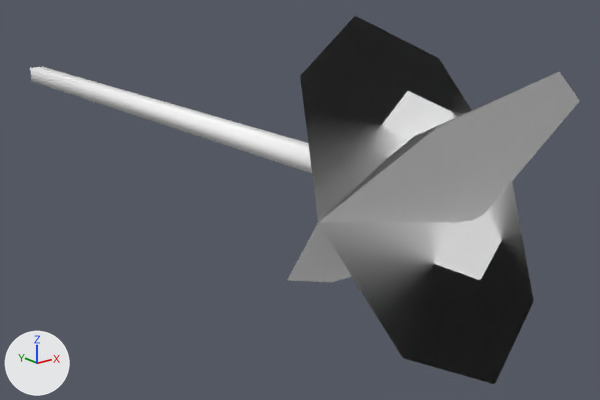
One commit to the glTF model public/3d/item/model__item__equip.ofs_1_0/0723sbim02_01.gltf: the scene before it, then after it.
Camera for both pictures: a camera (50 mm lens) standing at (-0.597, -1.283, 0.243) and looking at (0.091, -0.423, -0.102). The axes (+X, +Y, +Z) are drawn at lower left. The lights are the same throughout. The older version comes first.

Objects in the first picture: '0723sbim02_01'.
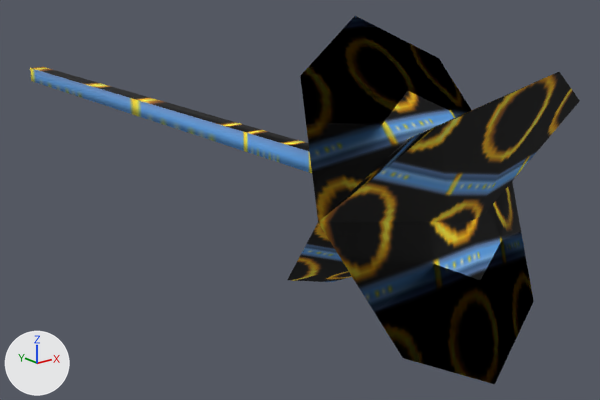
Location of each change, (x1, y1, x2, y2) in pixels of the pictures (600 x 400 px):
'0723sbim02_01', surface changed (darker): (30, 16, 580, 384) in both

The change, as a diff of the scene's bpy script:
```diff
--- a/public/3d/item/model__item__equip.ofs_1_0/0723sbim02_01.gltf.py
+++ b/public/3d/item/model__item__equip.ofs_1_0/0723sbim02_01.gltf.py
@@ img_sbim02_01 @@
+img_sbim02_01 = load_image('sbim02_01', '_unpacked/sbim02_01', 32, 32, 'sRGB')
@@ mat_sbim02_01_0 @@
 mat_sbim02_01_0 = principled_material('sbim02_01_0')
-mat_sbim02_01_0.base_color = (1.0, 1.0, 1.0)  # white #ffffff
+mat_sbim02_01_0.texture = img_sbim02_01
 mat_sbim02_01_0.roughness = 1.0
```
